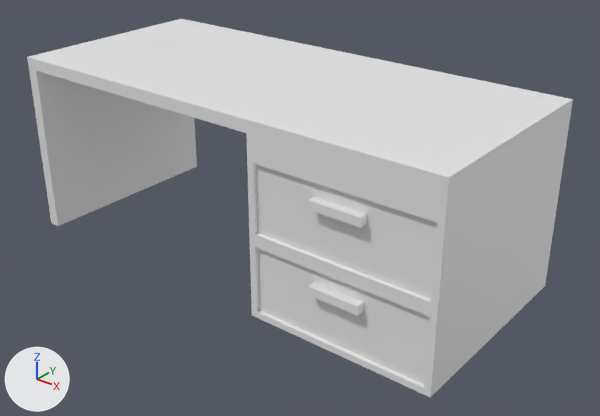
The FBX model Assets/Models/Custom/Meshes/biurko.fbx: old version first, new version second.
Before and after are seen from a 50 mm camera at (1.818, -2.155, 1.554) aimed at (0.1, -0.007, 0.223). The lights are fixed; the arrows at lower left show +X, +Y and +Z.

The older version as bpy lines, for what is in view:
```python
mat_material = principled_material('Material')
mat_material.base_color = (0.8, 0.8, 0.8)  # white #e7e7e7
me_cube = bpy.data.meshes.new('Cube')
me_cube.from_pydata(...)  # 52 vertices, 50 faces; spans x -0.9..0.9, y -0.42..0.4, z 0.0..0.7
me_cube.materials.append(mat_material)  # white #e7e7e7
ob_cube = bpy.data.objects.new('Cube', me_cube)
ob_cube.location = (0.0, 0.0, 0.0)
```
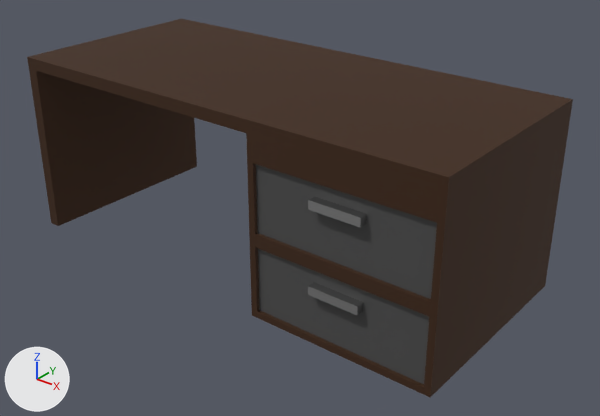
Boxes (x1, y1, x2, y2) around the edits, measured in the pictures (600 x 416 px):
'Cube', recoloured, surface changed (white to brown)
    both: (27, 19, 573, 397)
part 1 of me_cube, recoloured
    both: (256, 164, 437, 384)
part 2 of me_cube, recoloured (white to grey)
    both: (308, 282, 363, 315)
part 3 of me_cube, recoloured (white to grey)
    both: (308, 197, 367, 228)

Edits to the bpy script that builds the scene:
```text
Change mat_material:
    mat_material.base_color: (0.8, 0.8, 0.8) -> (0.0445, 0.0144, 0.00161)  # white #e7e7e7 -> brown #3c2005
    mat_material.roughness: 0.5 -> 0.85
Add mat_material_002:
    mat_material_002 = principled_material('Material.002')
    mat_material_002.base_color = (0.582, 0.582, 0.582)  # light grey #c9c9c9
    mat_material_002.metallic = 1.0
    mat_material_002.roughness = 0.0455
Add mat_material_001:
    mat_material_001 = principled_material('Material.001')
    mat_material_001.base_color = (0.0703, 0.0703, 0.0703)  # dark grey #4b4b4b
    mat_material_001.roughness = 0.65
Change me_cube:
    where me_cube.from_pydata(...)  # 52 vertices, 50 faces; spans x -0.9..0.9, y -0.42..0.4, z 0.0..0.7
    used by ob_cube; location = (0.0, 0.0, 0.0)
    me_cube part 1: 8 of the faces centred in x 0.34..0.76, y -0.39, z 0.11..0.54 switch from mat_material (white #e7e7e7) to mat_material_001 (dark grey #4b4b4b)
    me_cube part 2: all 5 faces centred in x 0.46..0.65, y -0.42..-0.4, z 0.19..0.22 switch from mat_material (white #e7e7e7) to mat_material_002 (light grey #c9c9c9)
    me_cube part 3: all 5 faces centred in x 0.46..0.65, y -0.42..-0.4, z 0.48..0.51 switch from mat_material (white #e7e7e7) to mat_material_002 (light grey #c9c9c9)
```
